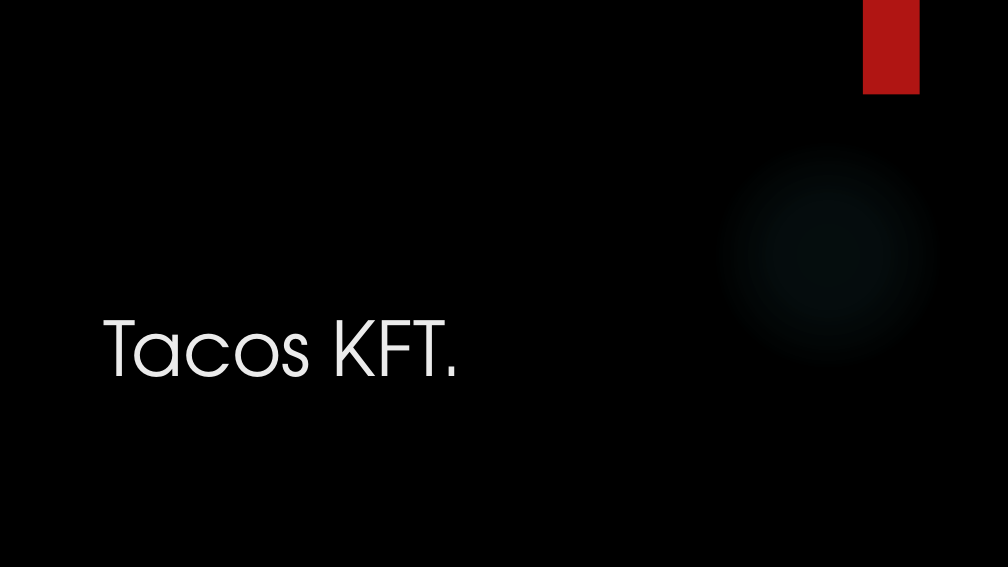
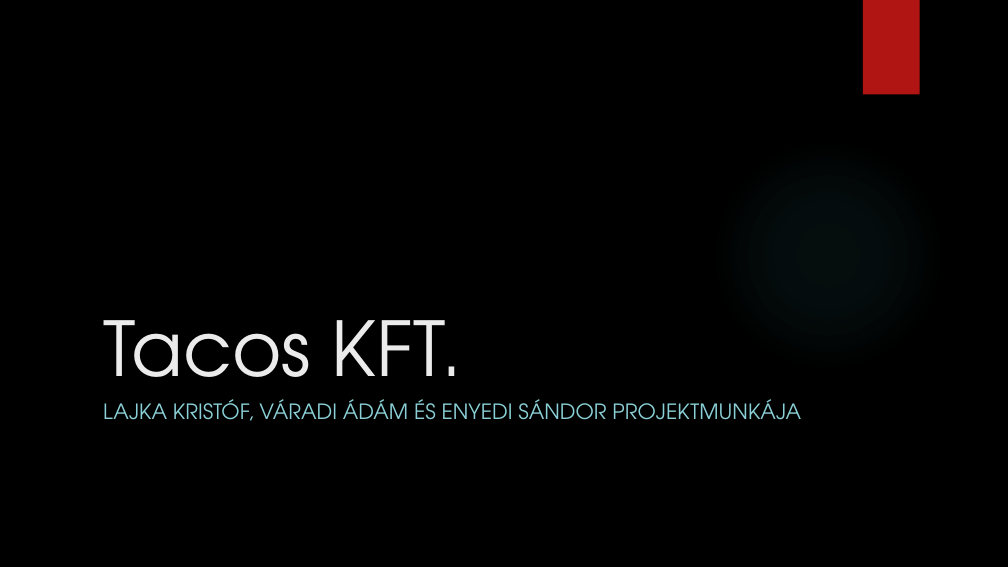
Before and after one commit to LajkaK2006/BorsodNet, a slide deck: slide 1 of Tacos KFT.pptx. Drawn at 1008x567 pixels with LibreOffice and Linux fonts; fonts in the diff are those of the drawing; background and template pictures are left out. Boxes give left, top, right and bottom in pixels: in the first picture for what was removed or moved away, otherwise in the second. Text is boxed around its words. In the diff, an @@ line names an element or a change of style, - is before the commit and + after.

```diff
--- a/Tacos KFT.pptx
+++ b/Tacos KFT.pptx
@@ subtitle added at (103, 399, 801, 421), 20 pt, text #8AD0D6 @@
+LAJKA KRISTÓF, VÁRADI ÁDÁM ÉS ENYEDI SÁNDOR PROJEKTMUNKÁJA
```
Also in this commit, not shown: 4 other slides changed, 6 slides added, 2 slides removed, 1 other file.
